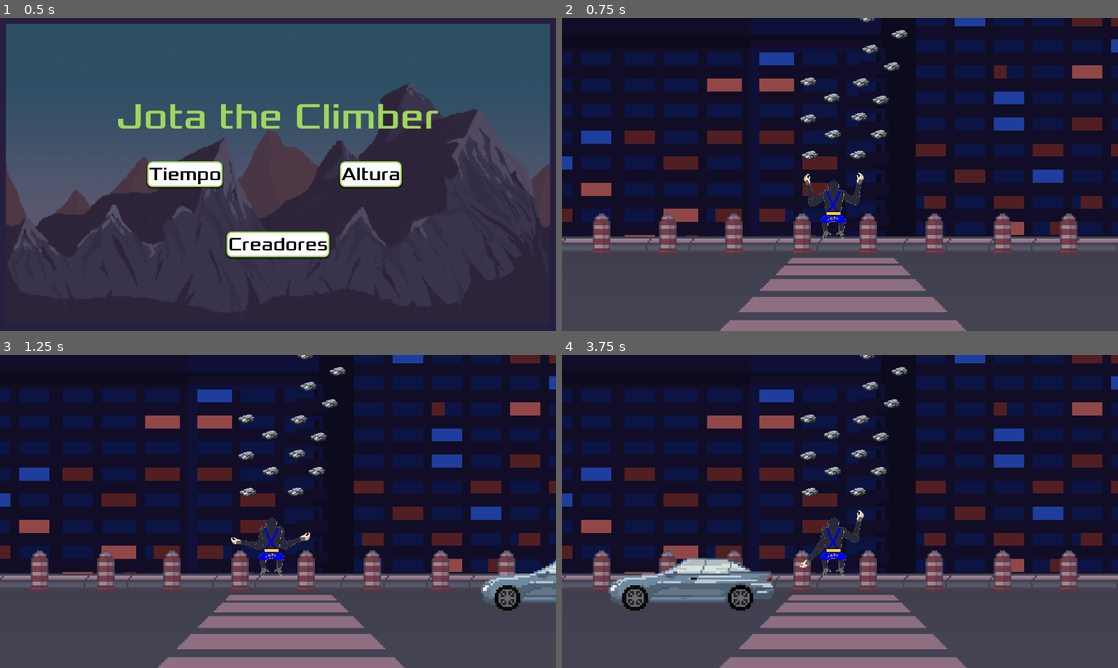
Above: before the commit, frames 1-4 (two rows, left to right).
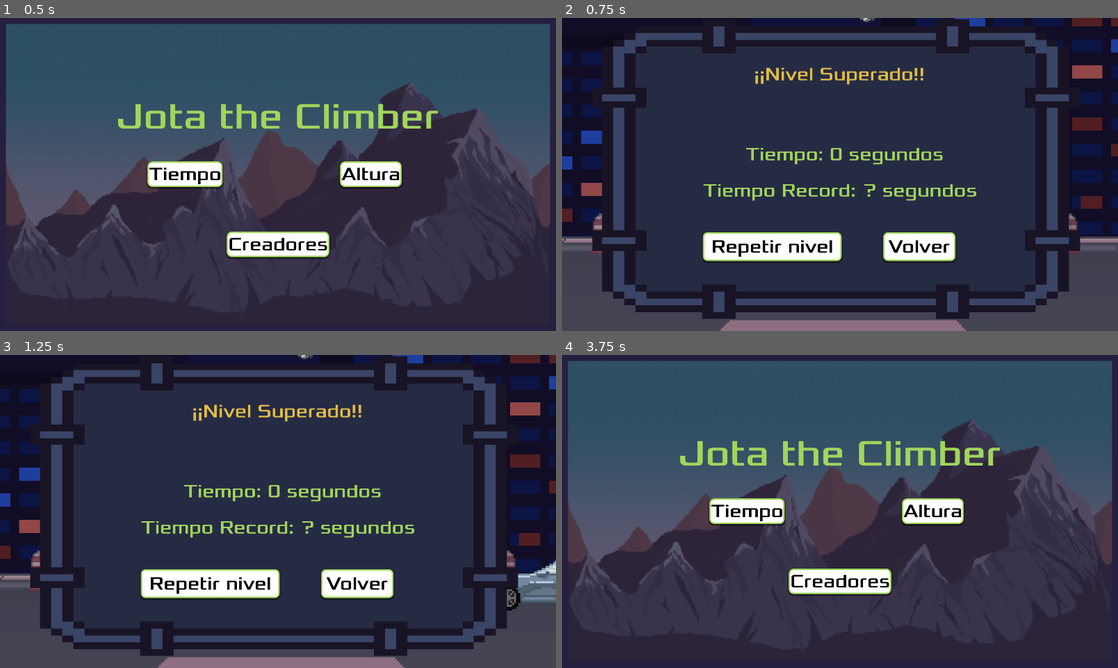
Above: after the commit, the same moments.

Repository: Igg2000/Juego_Escalada
Game: Godot game, scene res://scenes/menu.tscn
Same seed, same stepped clock (60 frames per second), same inputs: the game is played once before the commit and once after it. The engine's default icon, where the game draws it, is replaced by a stand-in: a white triangle on a blue panel in a dark square. A sky picture missing from this copy of the repository is replaced by a grey-blue gradient.
Inputs (mouse positions are in pixels of both pictures, inside the frame that each line leads up to):
- Up to frame 1 (0.5 s): no input
- Up to frame 2 (0.75 s): click "Tiempo" at 0.5 s
- Up to frame 3 (1.25 s): no input
- Up to frame 4 (3.75 s): click (773, 583) at 1.25 s, where only the run after the commit has a clickable "Repetir nivel"; click (917, 583) at 2 s, where only the run after the commit has a clickable "Volver"; hold Space (agarre_derecho) 2.78-3.53 s; hold I 2.78-3.53 s; tap R (super_jump) at 3.02 s; hold S from 3.53 s (still down); tap K at 3.6 s

Frame 1 is identical in both runs. In frame 2, 68% of the frame differs, in the area x 5-94%, y 0-96%; in frame 3, 68%; in frame 4, 90%, in the area x 0-100%, y 0-100%.

Commit message:
V 0.2.4
He creado la pantalla de victoria del mapa 1, aun en proceso

Diff:
--- a/project.godot
+++ b/project.godot
@@ -25,6 +25,7 @@
 [global_group]
 
 Rock=""
+Meta=""
 
 [input]
 
--- a/scenes/jugador.tscn
+++ b/scenes/jugador.tscn
@@ -140,8 +140,8 @@
 [node name="base" type="Node2D" parent="."]
 
 [node name="AntebrazoDc" type="AnimatedSprite2D" parent="base" groups=["AntebrazoDc"]]
-position = Vector2(73.0557, -52.5267)
-rotation = 0.0404989
+position = Vector2(73.0542, -52.527)
+rotation = 0.0405585
 scale = Vector2(0.349743, 0.349743)
 sprite_frames = SubResource("SpriteFrames_gelso")
 animation = &"agarre"
@@ -176,8 +176,8 @@
 texture_progress = ExtResource("8_6fdue")
 
 [node name="AntebrazoIc" type="AnimatedSprite2D" parent="base" groups=["AntebrazoIc"]]
-position = Vector2(-70.1413, -57.5358)
-rotation = 0.00946749
+position = Vector2(-70.1428, -57.5357)
+rotation = 0.00954128
 scale = Vector2(0.350074, 0.350074)
 sprite_frames = SubResource("SpriteFrames_nb7of")
 animation = &"agarre"
@@ -213,14 +213,14 @@
 texture_progress = ExtResource("8_6fdue")
 
 [node name="BrazoD" type="Sprite2D" parent="base"]
-position = Vector2(44.2193, -14.7173)
-rotation = 1.49714
+position = Vector2(44.2148, -14.7191)
+rotation = 1.49718
 scale = Vector2(0.349945, 0.349945)
 texture = ExtResource("3_5343f")
 
 [node name="BrazoI" type="Sprite2D" parent="base"]
-position = Vector2(-40.8485, -18.2009)
-rotation = -1.5039
+position = Vector2(-40.8532, -18.2026)
+rotation = -1.50394
 scale = Vector2(0.349953, 0.349953)
 texture = ExtResource("4_l3mph")
 
@@ -392,6 +392,8 @@
 [connection signal="timeout" from="base/AntebrazoIc/TiempoColgado" to="IK/manoIzquierdaIK" method="_on_timer_timeout"]
 [connection signal="timeout" from="base/AntebrazoIc/Cooldown" to="IK/manoIzquierdaIK" method="_on_cooldown_timeout"]
 [connection signal="agarrado" from="IK/manoDerechaIK" to="." method="_on_mano_derecha_ik_agarrado"]
+[connection signal="meta_tocada" from="IK/manoDerechaIK" to="." method="_on_meta_tocada"]
 [connection signal="soltado" from="IK/manoDerechaIK" to="." method="_on_mano_derecha_ik_soltado"]
 [connection signal="agarrado" from="IK/manoIzquierdaIK" to="." method="_on_mano_izquierda_ik_agarrado"]
+[connection signal="meta_tocada" from="IK/manoIzquierdaIK" to="." method="_on_meta_tocada"]
 [connection signal="soltado" from="IK/manoIzquierdaIK" to="." method="_on_mano_izquierda_ik_soltado"]
--- a/scenes/mapa1.tscn
+++ b/scenes/mapa1.tscn
@@ -1,6 +1,7 @@
-[gd_scene load_steps=16 format=3 uid="uid://bbjq4m3pe641"]
+[gd_scene load_steps=24 format=3 uid="uid://bbjq4m3pe641"]
 
 [ext_resource type="Texture2D" uid="uid://b3xhsasxf387n" path="res://assets/background/background.png" id="1_b1n0p"]
+[ext_resource type="Script" path="res://scripts/mapa_1.gd" id="1_l8ao4"]
 [ext_resource type="Texture2D" uid="uid://m4fiwnyb07o4" path="res://assets/background/background2.png" id="1_qnejj"]
 [ext_resource type="Texture2D" uid="uid://ceqtxcmdgdyxa" path="res://assets/background/Skyscraper_Buildings _pack_OldNinjaCat_v1.png" id="1_sd52k"]
 [ext_resource type="Texture2D" uid="uid://bj2hhgcw86n0c" path="res://assets/tilemap/map_1.png" id="2_8swhn"]
@@ -11,6 +12,9 @@
 [ext_resource type="Texture2D" uid="uid://bboh3ann7f2ei" path="res://assets/background/crosswalk_pale.png" id="4_drdog"]
 [ext_resource type="PackedScene" uid="uid://cyxelpg8633hf" path="res://scenes/car.tscn" id="10_6cllo"]
 [ext_resource type="Script" path="res://scenes/car_spawner.gd" id="10_74f4v"]
+[ext_resource type="Texture2D" uid="uid://ceqdqo7uyq4uh" path="res://assets/menu/GUI.png" id="12_6u0my"]
+[ext_resource type="FontFile" uid="uid://fvs7kwp0ilom" path="res://fonts/Xolonium-Regular.ttf" id="13_jlhtj"]
+[ext_resource type="Texture2D" uid="uid://bcqd51jcllf00" path="res://assets/rocas/Pixel Art Rock Pile Pack/Rock Pile - ORANGE -/Rock Pile 13 - ORANGE - BIG.PNG" id="15_0g7gw"]
 
 [sub_resource type="TileSetAtlasSource" id="TileSetAtlasSource_ohd0v"]
 texture = ExtResource("1_sd52k")
@@ -3249,7 +3253,43 @@
 physics_layer_0/collision_layer = 1
 sources/0 = SubResource("TileSetAtlasSource_uiyvb")
 
+[sub_resource type="AtlasTexture" id="AtlasTexture_7wurd"]
+atlas = ExtResource("12_6u0my")
+region = Rect2(2.12982, 32.715, 44.2875, 46.9208)
+
+[sub_resource type="StyleBoxFlat" id="StyleBoxFlat_hrdtt"]
+bg_color = Color(0.666569, 0.666569, 0.666569, 1)
+border_width_left = 5
+border_width_top = 5
+border_width_right = 5
+border_width_bottom = 5
+border_color = Color(0.627451, 0.835294, 0.360784, 1)
+corner_radius_top_left = 16
+corner_radius_top_right = 16
+corner_radius_bottom_right = 16
+corner_radius_bottom_left = 16
+shadow_size = 5
+shadow_offset = Vector2(0, 3)
+
+[sub_resource type="StyleBoxFlat" id="StyleBoxFlat_3un0b"]
+bg_color = Color(1, 1, 1, 1)
+border_width_left = 5
+border_width_top = 5
+border_width_right = 5
+border_width_bottom = 5
+border_color = Color(0.627451, 0.835294, 0.360784, 1)
+corner_radius_top_left = 16
+corner_radius_top_right = 16
+corner_radius_bottom_right = 16
+corner_radius_bottom_left = 16
+shadow_size = 5
+shadow_offset = Vector2(0, 3)
+
+[sub_resource type="RectangleShape2D" id="RectangleShape2D_2ceec"]
+size = Vector2(33, 20)
+
 [node name="Mapa1" type="Node2D"]
+script = ExtResource("1_l8ao4")
 
 [node name="background2" type="Sprite2D" parent="."]
 texture_filter = 1
@@ -3681,3 +3721,148 @@
 
 [node name="Car" parent="CarSpawner" instance=ExtResource("10_6cllo")]
 position = Vector2(1284, 448)
+
+[node name="Timer" type="Timer" parent="."]
+one_shot = true
+
+[node name="PantallaVictoria" type="CanvasLayer" parent="."]
+
+[node name="TextureRect" type="TextureRect" parent="PantallaVictoria"]
+texture_filter = 1
+anchors_preset = 15
+anchor_right = 1.0
+anchor_bottom = 1.0
+offset_left = 105.0
+offset_top = -25.0
+offset_right = 105.0
+offset_bottom = -25.0
+grow_horizontal = 2
+grow_vertical = 2
+scale = Vector2(0.88, 1)
+size_flags_horizontal = 3
+texture = SubResource("AtlasTexture_7wurd")
+
+[node name="nivel_superado" type="Label" parent="PantallaVictoria"]
+offset_left = 663.0
+offset_top = 155.0
+offset_right = 1252.0
+offset_bottom = 246.0
+size_flags_vertical = 10
+theme_override_colors/font_color = Color(0.883791, 0.740434, 0.271841, 1)
+theme_override_fonts/font = ExtResource("13_jlhtj")
+theme_override_font_sizes/font_size = 64
+text = "¡¡Nivel Superado!!"
+metadata/_edit_use_anchors_ = true
+
+[node name="nuevo_record" type="Label" parent="PantallaVictoria"]
+visible = false
+anchors_preset = -1
+anchor_top = -0.0712963
+anchor_right = 0.121875
+offset_left = 429.0
+offset_top = 319.0
+offset_right = 1302.0
+offset_bottom = 410.0
+size_flags_vertical = 10
+theme_override_colors/font_color = Color(1, 1, 1, 1)
+theme_override_fonts/font = ExtResource("13_jlhtj")
+theme_override_font_sizes/font_size = 128
+text = "¡¡Nuevo Record!!"
+horizontal_alignment = 1
+vertical_alignment = 1
+metadata/_edit_use_anchors_ = true
+
+[node name="Tiempo_Y" type="Label" parent="PantallaVictoria"]
+offset_left = 634.0
+offset_top = 431.0
+offset_right = 1317.0
+offset_bottom = 509.0
+size_flags_vertical = 10
+theme_override_colors/font_color = Color(0.62898, 0.836482, 0.362608, 1)
+theme_override_fonts/font = ExtResource("13_jlhtj")
+theme_override_font_sizes/font_size = 64
+text = "Tiempo: 0 segundos"
+metadata/_edit_use_anchors_ = true
+
+[node name="HighScore_n1" type="Label" parent="PantallaVictoria"]
+anchors_preset = -1
+anchor_left = -0.10625
+anchor_bottom = 0.00185185
+offset_left = 487.0
+offset_top = 556.0
+offset_right = 1036.0
+offset_bottom = 634.0
+size_flags_vertical = 10
+theme_override_colors/font_color = Color(0.62898, 0.836482, 0.362608, 1)
+theme_override_fonts/font = ExtResource("13_jlhtj")
+theme_override_font_sizes/font_size = 64
+text = "Tiempo Record: "
+horizontal_alignment = 2
+metadata/_edit_use_anchors_ = true
+
+[node name="Tiempo_n1" type="Label" parent="PantallaVictoria/HighScore_n1"]
+layout_mode = 1
+anchors_preset = -1
+anchor_left = 0.371846
+anchor_top = -0.0249998
+anchor_right = 0.579448
+anchor_bottom = -0.0249998
+offset_left = 478.0
+offset_top = 2.0
+offset_right = 728.0
+offset_bottom = 80.0
+size_flags_vertical = 10
+theme_override_colors/font_color = Color(0.62898, 0.836482, 0.362608, 1)
+theme_override_fonts/font = ExtResource("13_jlhtj")
+theme_override_font_sizes/font_size = 64
+text = "? segundos"
+metadata/_edit_use_anchors_ = true
+
+[node name="repetir" type="Button" parent="PantallaVictoria"]
+offset_left = 486.0
+offset_top = 739.0
+offset_right = 966.0
+offset_bottom = 839.0
+size_flags_horizontal = 6
+theme_override_colors/font_hover_color = Color(0, 0, 0, 1)
+theme_override_colors/font_pressed_color = Color(0, 0, 0, 1)
+theme_override_colors/font_color = Color(0, 0, 0, 1)
+theme_override_fonts/font = ExtResource("13_jlhtj")
+theme_override_font_sizes/font_size = 64
+theme_override_styles/hover = SubResource("StyleBoxFlat_hrdtt")
+theme_override_styles/pressed = SubResource("StyleBoxFlat_hrdtt")
+theme_override_styles/normal = SubResource("StyleBoxFlat_3un0b")
+text = "Repetir nivel"
+metadata/_edit_use_anchors_ = true
+
+[node name="volver" type="Button" parent="PantallaVictoria"]
+offset_left = 1109.0
+offset_top = 739.0
+offset_right = 1359.0
+offset_bottom = 839.0
+size_flags_horizontal = 6
+theme_override_colors/font_hover_color = Color(0, 0, 0, 1)
+theme_override_colors/font_pressed_color = Color(0, 0, 0, 1)
+theme_override_colors/font_color = Color(0, 0, 0, 1)
+theme_override_fonts/font = ExtResource("13_jlhtj")
+theme_override_font_sizes/font_size = 64
+theme_override_styles/hover = SubResource("StyleBoxFlat_hrdtt")
+theme_override_styles/pressed = SubResource("StyleBoxFlat_hrdtt")
+theme_override_styles/normal = SubResource("StyleBoxFlat_3un0b")
+text = "Volver"
+metadata/_edit_use_anchors_ = true
+
+[node name="MetaDePrueba" type="Sprite2D" parent="." groups=["Meta"]]
+modulate = Color(1, 1, 0, 1)
+position = Vector2(460, 297)
+texture = ExtResource("15_0g7gw")
+
+[node name="Area2D" type="Area2D" parent="MetaDePrueba"]
+
+[node name="CollisionShape2D" type="CollisionShape2D" parent="MetaDePrueba/Area2D"]
+position = Vector2(1, 0)
+shape = SubResource("RectangleShape2D_2ceec")
+
+[connection signal="ha_llegado_a_meta" from="Jugador" to="." method="_on_jugador_ha_llegado_a_meta"]
+[connection signal="pressed" from="PantallaVictoria/repetir" to="." method="_on_repetir_pressed"]
+[connection signal="pressed" from="PantallaVictoria/volver" to="." method="_on_volver_pressed"]
--- a/scenes/menu_n1_superado.tscn
+++ b/scenes/menu_n1_superado.tscn
@@ -36,92 +36,100 @@
 shadow_size = 5
 shadow_offset = Vector2(0, 3)
 
-[node name="MenuN1Enhorabuena" type="Node"]
+[node name="MenuN1Enhorabuena" type="CanvasLayer"]
 script = ExtResource("1_iatep")
 
 [node name="TextureRect" type="TextureRect" parent="."]
 texture_filter = 1
-offset_left = 232.0
-offset_top = 88.0
-offset_right = 890.0
-offset_bottom = 542.0
+offset_left = 224.0
+offset_top = 68.0
+offset_right = 1734.0
+offset_bottom = 966.0
+size_flags_horizontal = 4
 texture = SubResource("AtlasTexture_2pppp")
+metadata/_edit_use_anchors_ = true
 
 [node name="gameover_n1" type="Label" parent="."]
-offset_left = 329.0
-offset_top = 157.0
-offset_right = 766.0
-offset_bottom = 248.0
+offset_left = 671.0
+offset_top = 247.0
+offset_right = 1260.0
+offset_bottom = 338.0
 size_flags_vertical = 10
 theme_override_colors/font_color = Color(0.549314, 0.452668, 0.12706, 1)
 theme_override_fonts/font = ExtResource("2_i04fd")
-theme_override_font_sizes/font_size = 50
+theme_override_font_sizes/font_size = 64
 text = "¡¡Nivel Superado!!"
+metadata/_edit_use_anchors_ = true
 
 [node name="Tiempo_Y" type="Label" parent="."]
-offset_left = 470.0
-offset_top = 226.0
-offset_right = 656.0
-offset_bottom = 287.0
+offset_left = 794.0
+offset_top = 398.0
+offset_right = 1115.0
+offset_bottom = 476.0
 size_flags_vertical = 10
 theme_override_colors/font_color = Color(0.62898, 0.836482, 0.362608, 1)
 theme_override_fonts/font = ExtResource("2_i04fd")
-theme_override_font_sizes/font_size = 35
+theme_override_font_sizes/font_size = 64
 text = "Tiempo Y"
+metadata/_edit_use_anchors_ = true
 
 [node name="HighScore_n1" type="Label" parent="."]
-offset_left = 358.0
-offset_top = 286.0
-offset_right = 612.0
-offset_bottom = 347.0
+offset_left = 530.0
+offset_top = 534.0
+offset_right = 995.0
+offset_bottom = 612.0
 size_flags_vertical = 10
 theme_override_colors/font_color = Color(0.62898, 0.836482, 0.362608, 1)
 theme_override_fonts/font = ExtResource("2_i04fd")
-theme_override_font_sizes/font_size = 35
+theme_override_font_sizes/font_size = 64
 text = "Record Time: "
+metadata/_edit_use_anchors_ = true
 
 [node name="Tiempo_n1" type="Label" parent="HighScore_n1"]
 layout_mode = 0
-offset_left = 264.0
+offset_left = 478.0
 offset_top = 2.0
-offset_right = 450.0
-offset_bottom = 63.0
+offset_right = 728.0
+offset_bottom = 80.0
 size_flags_vertical = 10
 theme_override_colors/font_color = Color(0.62898, 0.836482, 0.362608, 1)
 theme_override_fonts/font = ExtResource("2_i04fd")
-theme_override_font_sizes/font_size = 35
+theme_override_font_sizes/font_size = 64
 text = "Tiempo"
+metadata/_edit_use_anchors_ = true
 
 [node name="PlayAgainButton_n1" type="Button" parent="."]
-offset_left = 316.0
-offset_top = 388.0
-offset_right = 700.0
-offset_bottom = 478.0
+offset_left = 506.0
+offset_top = 714.0
+offset_right = 1234.0
+offset_bottom = 879.0
 scale = Vector2(0.614655, 0.606118)
 size_flags_horizontal = 6
 theme_override_colors/font_hover_color = Color(0, 0, 0, 1)
 theme_override_colors/font_pressed_color = Color(0, 0, 0, 1)
 theme_override_colors/font_color = Color(0, 0, 0, 1)
 theme_override_fonts/font = ExtResource("2_i04fd")
-theme_override_font_sizes/font_size = 64
+theme_override_font_sizes/font_size = 128
 theme_override_styles/hover = SubResource("StyleBoxFlat_1addy")
 theme_override_styles/pressed = SubResource("StyleBoxFlat_1addy")
 theme_override_styles/normal = SubResource("StyleBoxFlat_oiufw")
 text = "Play Again"
+metadata/_edit_use_anchors_ = true
 
 [node name="HomeButton_n1" type="Button" parent="."]
-offset_left = 657.0
-offset_top = 390.0
-offset_right = 862.0
-offset_bottom = 478.0
+offset_left = 1109.0
+offset_top = 710.0
+offset_right = 1509.0
+offset_bottom = 875.0
 scale = Vector2(0.738272, 0.637809)
 size_flags_horizontal = 6
 theme_override_colors/font_hover_color = Color(0, 0, 0, 1)
 theme_override_colors/font_pressed_color = Color(0, 0, 0, 1)
 theme_override_colors/font_color = Color(0, 0, 0, 1)
 theme_override_fonts/font = ExtResource("2_i04fd")
-theme_override_font_sizes/font_size = 64
+theme_override_font_sizes/font_size = 128
 theme_override_styles/hover = SubResource("StyleBoxFlat_1addy")
 theme_override_styles/pressed = SubResource("StyleBoxFlat_1addy")
 theme_override_styles/normal = SubResource("StyleBoxFlat_oiufw")
 text = "Home"
+metadata/_edit_use_anchors_ = true
--- a/scripts/jugador.gd
+++ b/scripts/jugador.gd
@@ -15,6 +15,7 @@
 @onready var posManoDerecha = $IK/manoDerechaIK.global_position
 @onready var posManoIzquierda = $IK/manoIzquierdaIK.global_position
 
+signal ha_llegado_a_meta
 
 func _physics_process(delta: float) -> void:
 
@@ -79,3 +80,7 @@
 	if not mano_derecha_agarrada:
 		mono_debe_subir = false
 		hay_gravedad = true
+
+
+func _on_meta_tocada() -> void:
+	ha_llegado_a_meta.emit()
--- a/scripts/mano_derecha_ik.gd
+++ b/scripts/mano_derecha_ik.gd
@@ -20,6 +20,7 @@
 
 signal agarrado
 signal soltado
+signal meta_tocada
 
 func _ready():
 	initial_position = position
@@ -95,6 +96,8 @@
 func _on_area_2d_area_entered(area: Area2D) -> void:
 	if area.is_in_group("Rock"):
 		can_grab = true
+	elif area.is_in_group("Meta") or area.get_parent().is_in_group("Meta"):
+		meta_tocada.emit()
 
 func _on_area_2d_area_exited(area: Area2D) -> void:
 	if area.is_in_group("Rock"):
--- a/scripts/mano_izquierda_ik.gd
+++ b/scripts/mano_izquierda_ik.gd
@@ -21,6 +21,7 @@
 
 signal agarrado
 signal soltado
+signal meta_tocada
 
 func _ready():
 	initial_position = position
@@ -98,6 +99,9 @@
 func _on_area_2d_area_entered(area: Area2D) -> void:
 	if area.is_in_group("Rock"):
 		can_grab = true
+	elif area.is_in_group("Meta"):
+		meta_tocada.emit()
+
 
 
 func _on_area_2d_area_exited(area: Area2D) -> void:
--- /dev/null
+++ b/scripts/mapa_1.gd
@@ -0,0 +1,54 @@
+extends Node2D
+
+@onready var timer: Timer = $Timer
+@export var tiempo_del_nivel: int = 60
+var record_actual: int  = 0
+var record_maximo: int
+
+
+# Called when the node enters the scene tree for the first time.
+func _ready() -> void:
+	timer.start(tiempo_del_nivel)
+	_cargar_record()
+
+
+# Called every frame. 'delta' is the elapsed time since the previous frame.
+func _process(delta: float) -> void:
+	pass
+
+
+func _on_jugador_ha_llegado_a_meta() -> void:
+	#Muestro la pantalla de victoria
+	$PantallaVictoria.show()
+	#Establezco los segundos transcurridos
+	var tiempo_transcurrido = tiempo_del_nivel - int(timer.time_left)
+	$PantallaVictoria/Tiempo_Y.text = "Tiempo: "+str(tiempo_transcurrido)+" segundos"
+	record_actual = tiempo_transcurrido
+	#Establezco el record del nivel
+	$PantallaVictoria/HighScore_n1/Tiempo_n1.text = str(record_maximo)+" segundos"
+
+	if record_actual >= record_maximo:
+		_guardar_record()
+		$PantallaVictoria/nuevo_record.show()
+
+func _guardar_record():
+	var guardar_partida = FileAccess.open("user://save.recordTime", FileAccess.WRITE)
+	guardar_partida.store_32(record_actual)
+
+func _cargar_record():
+	var cargar_partida = FileAccess.open("user://save.recordTime", FileAccess.READ)
+	if cargar_partida != null:
+		record_maximo = cargar_partida.get_32()
+	else:
+		record_actual = 0
+		_guardar_record()
+
+
+
+
+func _on_repetir_pressed() -> void:
+	get_tree().change_scene_to_file("res://scenes/mapa1.tscn")
+
+
+func _on_volver_pressed() -> void:
+	get_tree().change_scene_to_file("res://scenes/menu.tscn")
